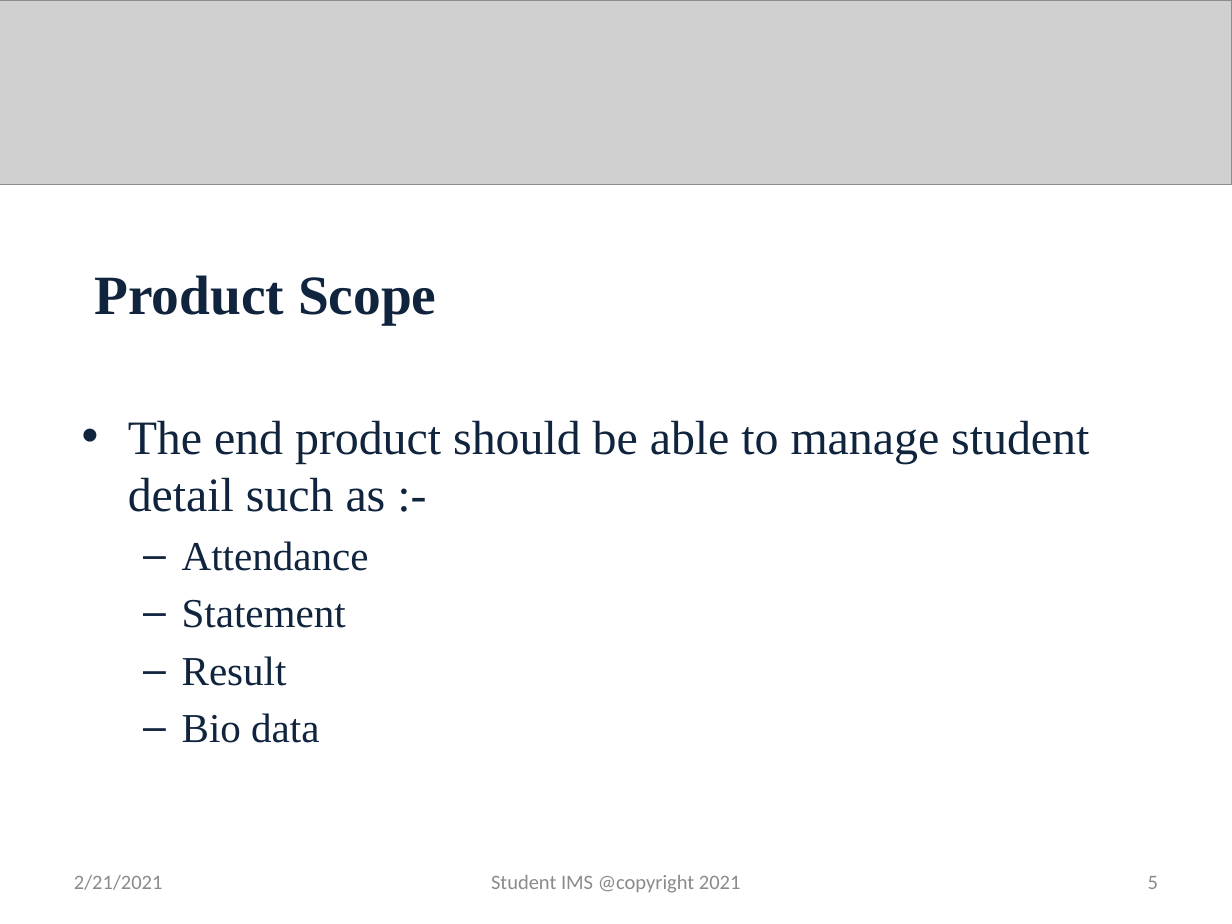
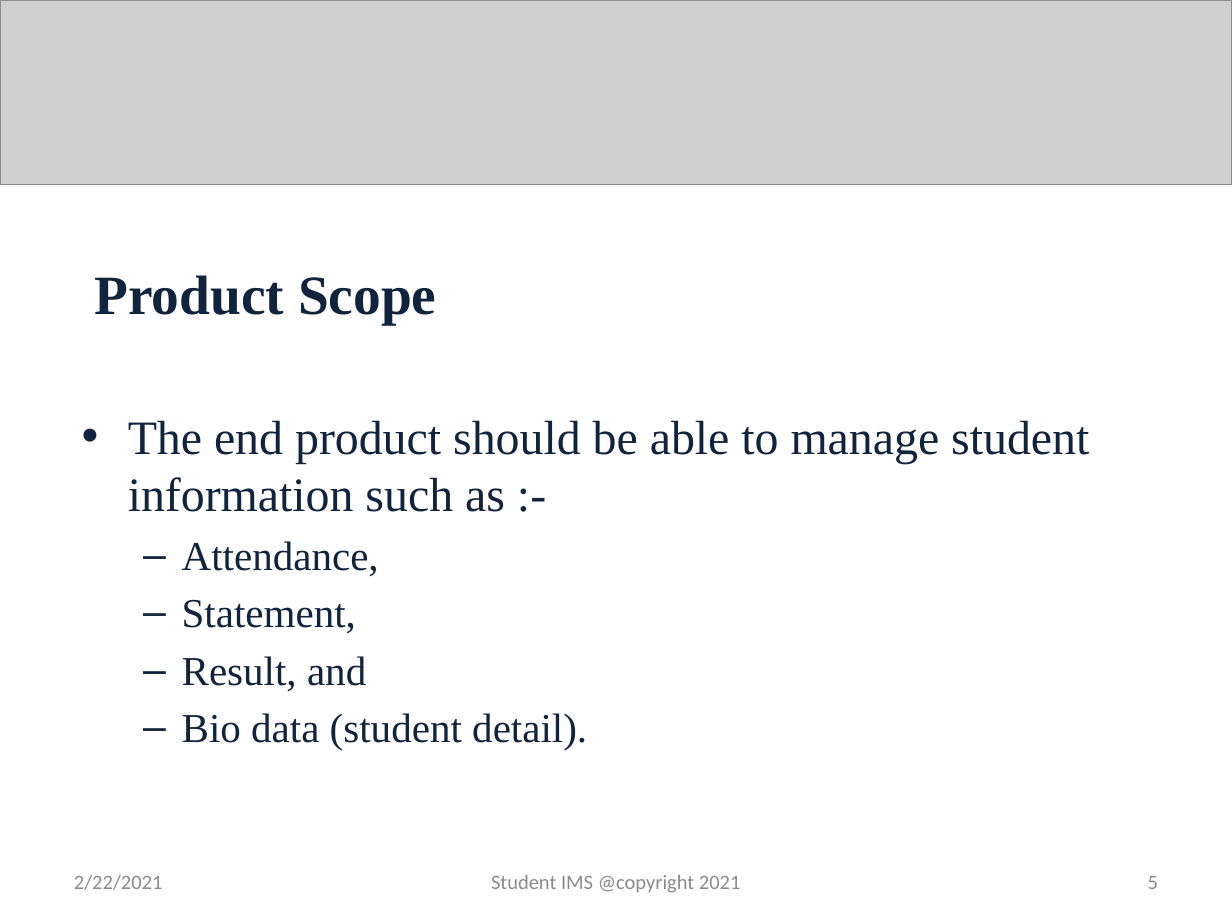
Before and after one commit to github-rinzin/documentation, a slide deck: slide 5 of fifth_review.pptx. Drawn at 1232x924 pixels with LibreOffice and Linux fonts; fonts in the diff are those of the drawing; grey boxes stand for pictures. Boxes give left, top, right and bottom in pixels: in the first picture for what was removed or moved away, otherwise in the second. Text is boxed around its words. In the diff, an @@ line names an element or a change of style, - is before the commit and + after.

```diff
--- a/fifth_review.pptx
+++ b/fifth_review.pptx
@@ text at [128,420,1089,750]: text changed @@
-• The end product should be able to manage student detail such as :-
-  – Attendance
-  – Statement
-  – Result
-  – Bio data
+• The end product should be able to manage student information such as :-
+  – Attendance,
+  – Statement,
+  – Result, and
+  – Bio data (student detail).
@@ text at [74,875,163,890]: text changed @@
-2/21/2021
+2/22/2021
```
Also in this commit, not shown: 8 other slides changed.
